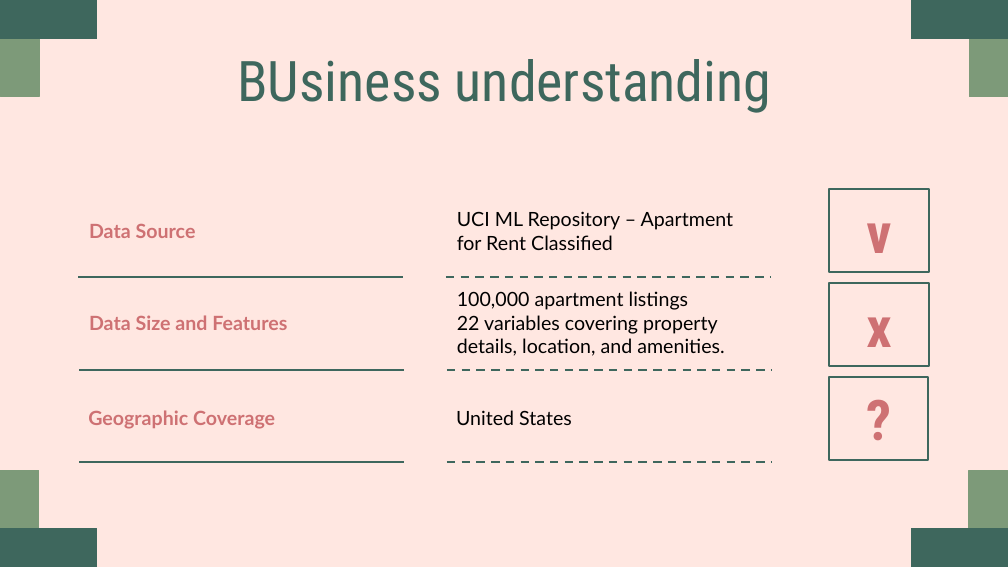
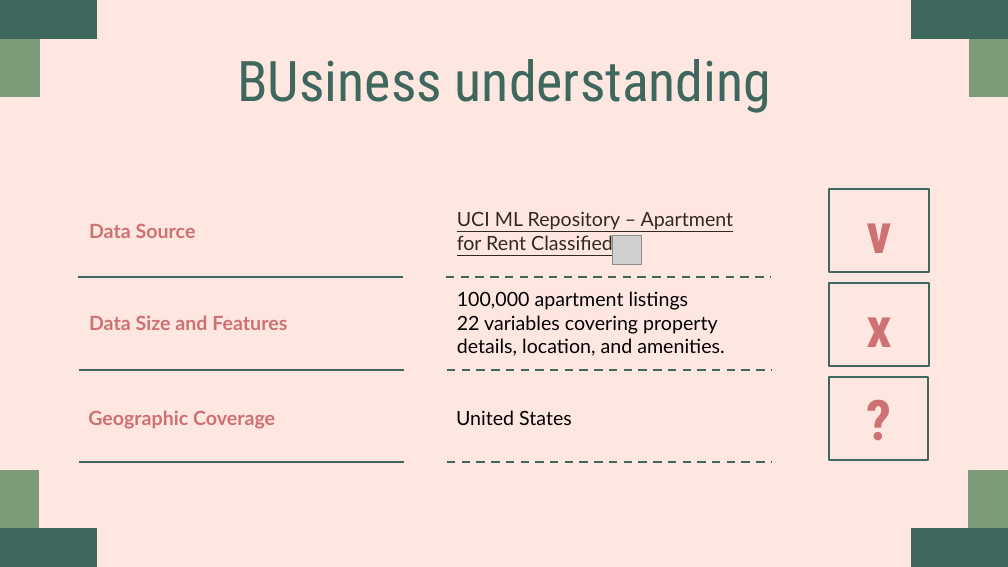
Before and after one commit to satriasaid/studentperfpy, a slide deck: slide 9 of [apt_rent] FinPro_DS32_FinPro_Satria Herlambang Pamungkas Said.pptx (slide 8 before the commit). Drawn at 1008x567 pixels with LibreOffice and Linux fonts; fonts in the diff are those of the drawing; grey boxes stand for pictures. Boxes give left, top, right and bottom in pixels: in the first picture for what was removed or moved away, otherwise in the second. Text is boxed around its words. In the diff, an @@ line names an element or a change of style, - is before the commit and + after.

```diff
--- a/[apt_rent] FinPro_DS32_FinPro_Satria Herlambang Pamungkas Said.pptx
+++ b/[apt_rent] FinPro_DS32_FinPro_Satria Herlambang Pamungkas Said.pptx
@@ text "UCI ML Repository – Apartment ..." at (x1=457, y1=211, x2=734, y2=255): text colour #000000 to #31291F, underline on @@
@@ picture added at (x1=612, y1=236, x2=641, y2=265) @@
```
Also in this commit, not shown: 5 other slides changed, 3 slides added, 1 other file.
